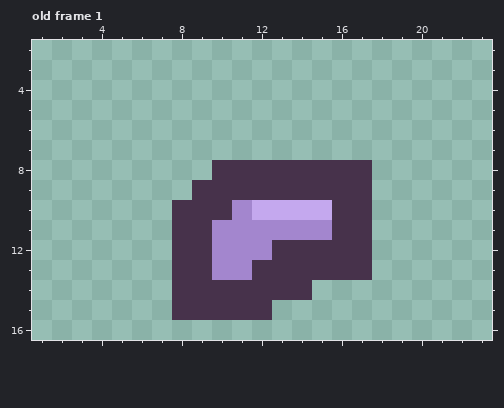
One commit to this pixel-art file: art/weapons/classic-ingame.aseprite. The first picture shows the starting point.
24x24 pixels, 1 frame. Shown: old frame 1: x 1..23, y 2..16. The commit also changed other frames, which this record leaves out.
The same view after the edit:
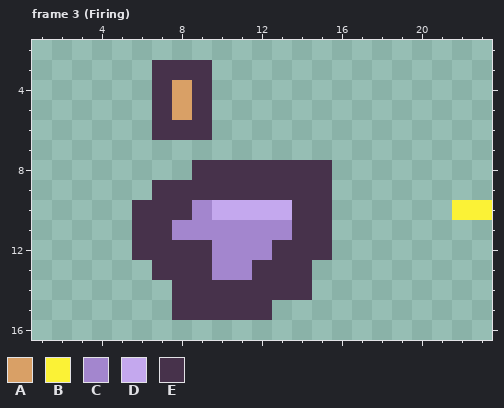
Palette (. is transparent): A #d9a066  B #fbf236  C #a386ce  D #c4a8ee  E #47324b
A new or re-ordered frame is compared with the old frame closest to it.
Commit: added shooting animations for classic
Change:
{"change": "frames 1 -> 5"}
{"where": "frame 3 (Firing) is new; against old frame 1"}
{"frame":3,"y":3,"x":7,"old":"...","new":"EEE"}
{"frame":3,"y":4,"x":7,"old":"...","new":"EAE"}
{"frame":3,"y":5,"x":7,"old":"...","new":"EAE"}
{"frame":3,"y":6,"x":7,"old":"...","new":"EEE"}
{"frame":3,"y":8,"x":9,"old":".","new":"E"}
{"frame":3,"y":8,"x":16,"old":"EE","new":".."}
{"frame":3,"y":9,"x":7,"old":"..","new":"EE"}
{"frame":3,"y":9,"x":16,"old":"EE","new":".."}
{"frame":3,"y":10,"x":6,"old":"..","new":"EE"}
{"frame":3,"y":10,"x":9,"old":"EEC","new":"CDD"}
{"frame":3,"y":10,"x":14,"old":"DDEE","new":"EE.."}
{"frame":3,"y":10,"x":22,"old":"..","new":"BB"}
{"frame":3,"y":11,"x":6,"old":"..EE","new":"EECC"}
{"frame":3,"y":11,"x":14,"old":"CCEE","new":"EE.."}
{"frame":3,"y":12,"x":6,"old":"..","new":"EE"}
{"frame":3,"y":12,"x":16,"old":"EE","new":".."}
{"frame":3,"y":13,"x":7,"old":".","new":"E"}
{"frame":3,"y":13,"x":15,"old":"EEE","new":"..."}
{"label":"changed","picture_box":[132,60,372,280]}
{"label":"added","picture_box":[452,200,492,220]}
